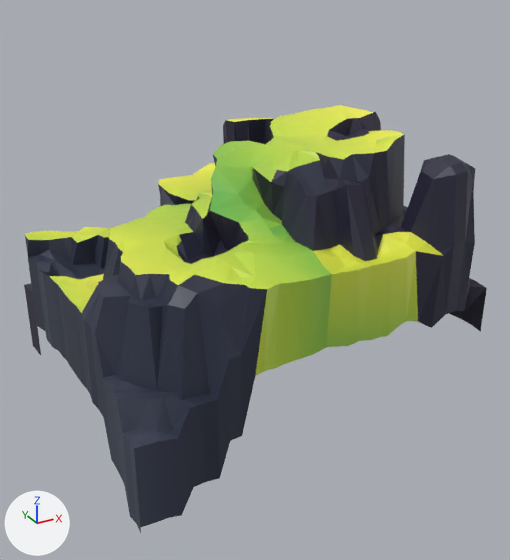
One commit to the FBX model Shader Test/Assets/Models/Mountains/Meshes/Terrain_Mountains.fbx: the scene before it, then after it.
One viewpoint serves both versions: a camera (50 mm lens) standing at (-70.8, -180.4, 59.5) and looking at (12.3, -29.5, -16.0). The axes (+X, +Y, +Z) are drawn at lower left. The lights are the same throughout. Where no turn or scale is listed for an object, it has been applied to the vertices.

Names of what the first picture shows: 'Mountains'.
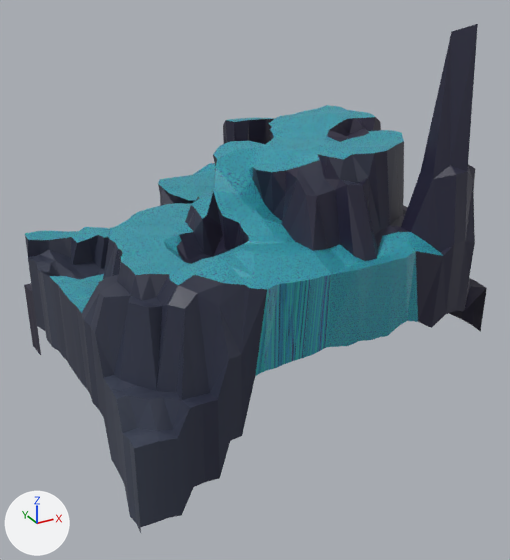
Edits to the scene script, one JSON object a line:
```json
{"op": "add", "block": "img_grasstextureblueflowers_png", "code": ["img_grasstextureblueflowers_png = load_image('GrassTextureBlueFlowers.png', '../../../GrassTextureBlueFlowers.png', 128, 128, 'sRGB')"]}
{"op": "add", "block": "mat_material_002", "code": ["mat_material_002 = principled_material('Material.002')", "mat_material_002.texture = img_grasstextureblueflowers_png"]}
{"block": "me_mountains", "where": "# used by ob_mountains; location = (19.7, -20.1, -4.4)"}
{"block": "me_mountains", "where": "# verts and faces of me_mountains; kept vertices keep their numbers, new ones are numbered from 932"}
{"block": "me_mountains", "where": "# before: 35 (-28.1, -51.8, 7.2) at pixel (267, 289), 904 (-12.7, -48.2, 7.8) at pixel (322, 265)"}
{"block": "me_mountains", "where": "# before: 556 (8.5, -40.1, 9.2) at pixel (380, 230), 891 (7.9, -41.8, 9.1) at pixel (382, 234), 892 (11.7, -42.2, 9.1) at pixel (397, 232)"}
{"op": "remove", "block": "me_mountains", "code": "me_mountains.from_pydata(...)  # 932 vertices, 1742 faces; spans x -57.6..35.6, y -51.8..52.1, z -46.9..30.7"}
{"op": "add", "block": "me_mountains", "code": "me_mountains.from_pydata(...)  # 932 vertices, 1741 faces; spans x -57.6..35.6, y -51.7..52.1, z -46.9..53.8"}
{"block": "me_mountains", "change": "me_mountains part 1"}
{"op": "add", "block": "me_mountains", "code": "verts[35] = (-28.0, -51.7, 7.1)  # moved, pixel (267, 289)"}
{"op": "add", "block": "me_mountains", "code": "verts[904] = (-12.7, -48.3, 8.0)  # moved, pixel (323, 264)"}
{"block": "me_mountains", "change": "me_mountains part 2"}
{"block": "me_mountains", "change": "3 vertices are removed from x 21.5..24.8, y -46.8..-42.3, z 24.7..25.5"}
{"block": "me_mountains", "change": "14 faces are deleted"}
{"block": "me_mountains", "change": "4 vertices in x 9.5..26.3, y -34.4..2.1, z 27.7..30.1 move by (0.0, 0.0, -0.4)"}
{"block": "me_mountains", "change": "50 vertices move from x -44.3..27.0, y -34.8..10.9, z 4.1..30.7 to x -44.8..27.0, y -34.8..11.4, z 5.2..29.7"}
{"block": "me_mountains", "change": "3 vertices are added at (24.8, -42.3, 52.3), (21.5, -42.4, 52.1), (24.5, -46.6, 53.8)"}
{"block": "me_mountains", "change": "13 new faces join them, mat_palette_stones (picture img_palette_stones_png)"}
{"block": "me_mountains", "change": "me_mountains part 3"}
{"op": "add", "block": "me_mountains", "code": "verts[556] = (8.5, -40.1, 9.3)  # moved, pixel (380, 230)"}
{"op": "add", "block": "me_mountains", "code": "verts[891] = (8.0, -41.5, 8.5)  # moved, pixel (382, 235)"}
{"op": "add", "block": "me_mountains", "code": "verts[892] = (11.7, -42.2, 9.0)  # moved, pixel (397, 232)"}
{"block": "me_mountains", "change": "me_mountains part 4: 519 faces spanning x -56.8..33.5, y -51.7..47.3, z -12.9..29.8 switch from mat_palette_greens (picture img_palette_greens_png) to mat_material_002 (picture img_grasstextureblueflowers_png)"}
```

What differs and where, as boxes (x1, y1, x2, y2) in the pictures (510 x 560 px; the box of a moved part takes in the faces that stretch with it):
```json
{"object": "Mountains", "change": "reshaped", "before": [24, 105, 487, 533], "after": [24, 24, 487, 533], "on screen": "19% taller"}
{"part": 1, "of": "me_mountains", "change": "moved or reshaped", "before": [241, 251, 345, 376], "after": [241, 251, 345, 376]}
{"part": 2, "of": "me_mountains", "change": "moved or reshaped", "before": [110, 105, 468, 276], "after": [110, 24, 478, 276]}
{"part": 3, "of": "me_mountains", "change": "moved or reshaped", "before": [369, 153, 411, 252], "after": [369, 153, 411, 252]}
{"part": 4, "of": "me_mountains", "change": "recoloured", "before": [25, 113, 443, 371], "after": [25, 113, 443, 371], "on screen": "green to cyan"}
```
